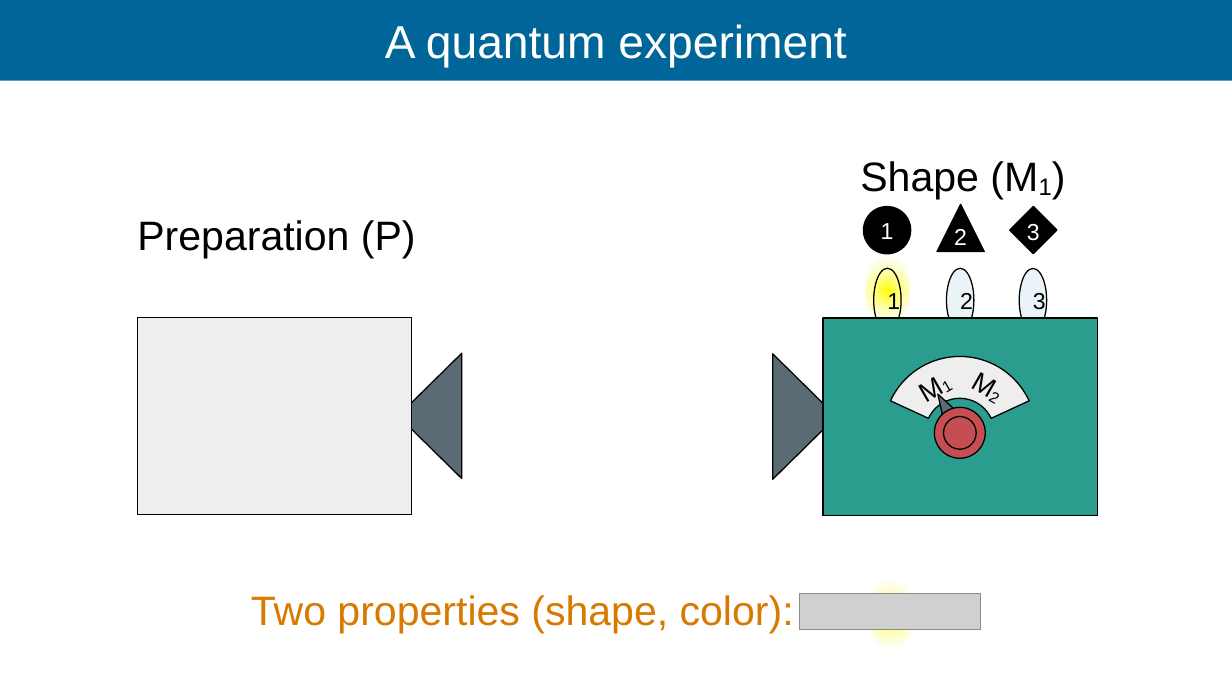
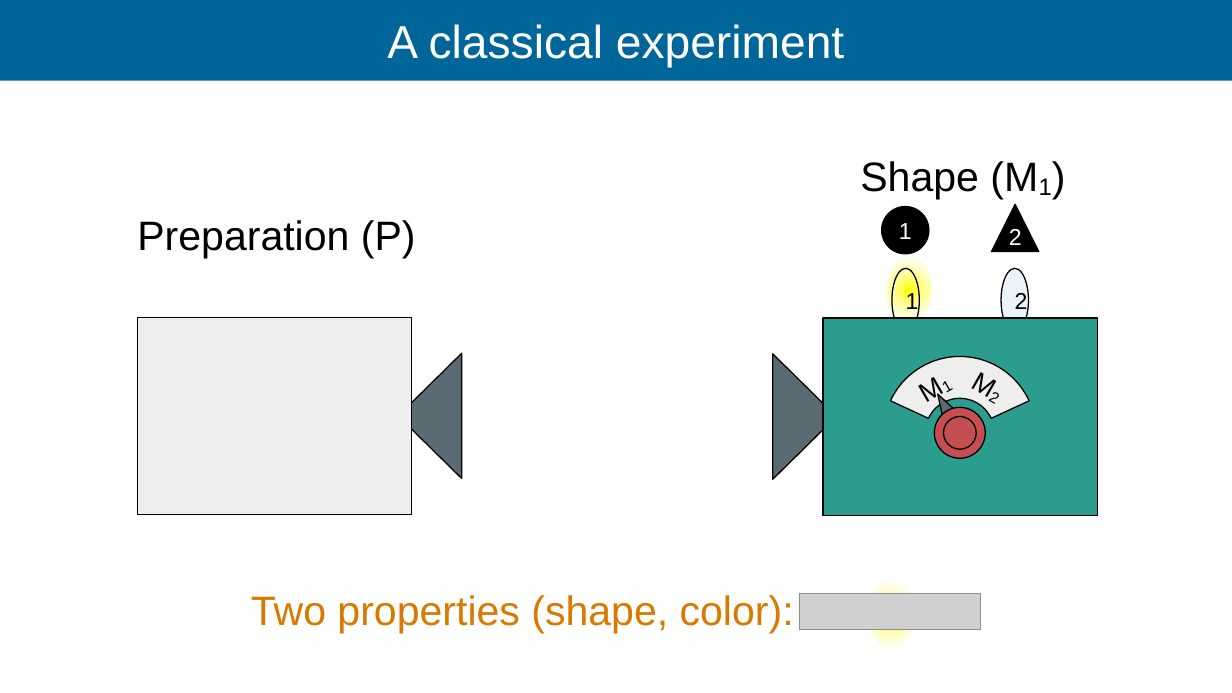
Before and after one commit to Ismaele-vincent/PhD, a slide deck: slide 27 of 2026/Talks/ILL Seminar/ILL seminar 2026 ver2.odp (slide 48 before the commit). Drawn at 1232x693 pixels with LibreOffice and Linux fonts; fonts in the diff are those of the drawing; grey boxes stand for pictures; background and template pictures are left out. Boxes give left, top, right and bottom in pixels: in the first picture for what was removed or moved away, otherwise in the second. Text is boxed around its words. In the diff, an @@ line names an element or a change of style, - is before the commit and + after.

```diff
--- a/2026/Talks/ILL Seminar/ILL seminar 2026 ver2.odp
+++ b/2026/Talks/ILL Seminar/ILL seminar 2026 ver2.odp
@@ title at bbox=[387, 24, 844, 68]: text changed @@
-A quantum experiment
+A classical experiment
@@ ellipse "1": place and size @@
-ellipse "1" at bbox=[864, 207, 911, 254]
+ellipse "1" at bbox=[881, 207, 928, 254]
@@ 1 text, 1 ellipse, 1 triangle: place and size @@
-1 text, 1 ellipse, 1 triangle at bbox=[936, 204, 984, 332]
+1 text, 1 ellipse, 1 triangle at bbox=[991, 204, 1038, 332]
@@ diamond removed at bbox=[1009, 207, 1057, 254] @@
@@ text removed at bbox=[1027, 224, 1040, 241] @@
-3
@@ ellipse: place and size @@
-ellipse at bbox=[865, 256, 910, 326]
+ellipse at bbox=[887, 255, 931, 325]
@@ ellipse "1": place and size @@
-ellipse "1" at bbox=[874, 268, 901, 332]
+ellipse "1" at bbox=[892, 268, 920, 332]
@@ ellipse removed at bbox=[1019, 269, 1046, 332] @@
-3
```
Also in this commit, not shown: 14 other slides changed, 7 slides added, 56 slides removed, 19 other files.
